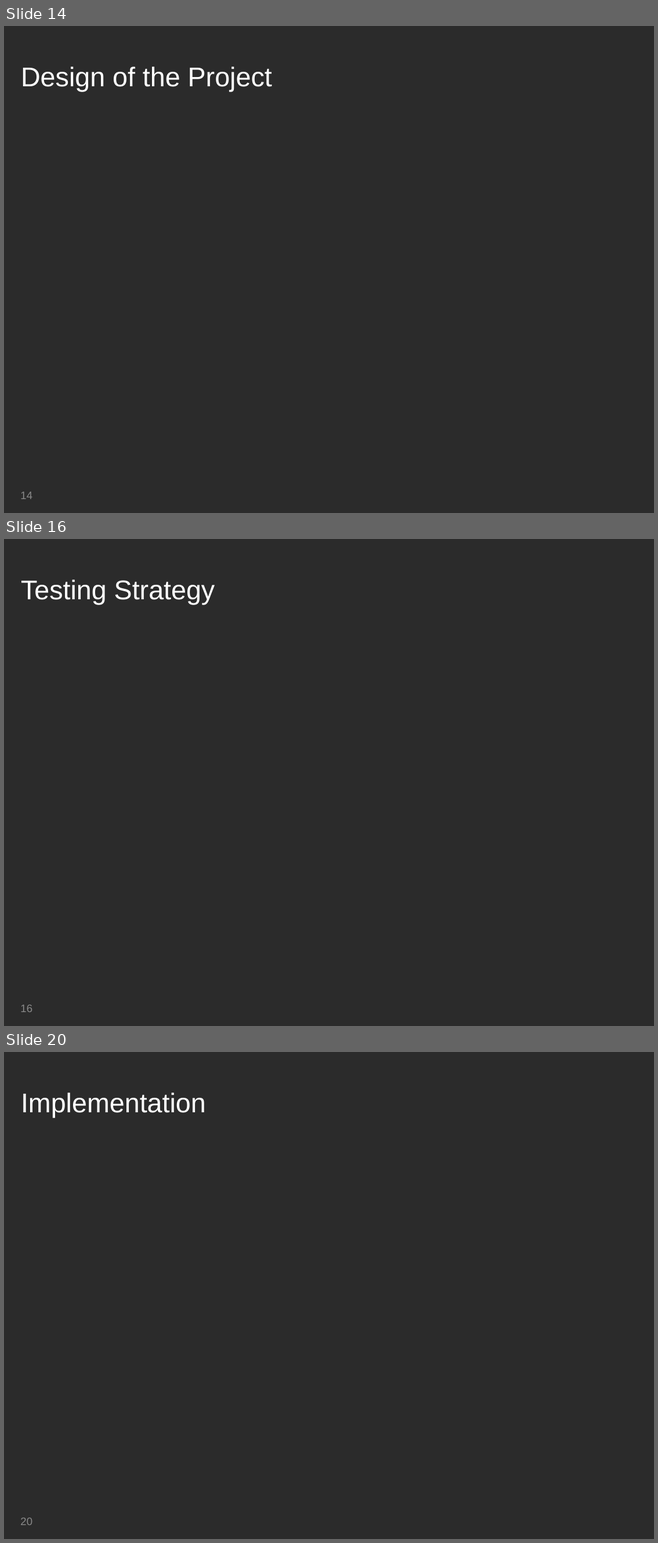
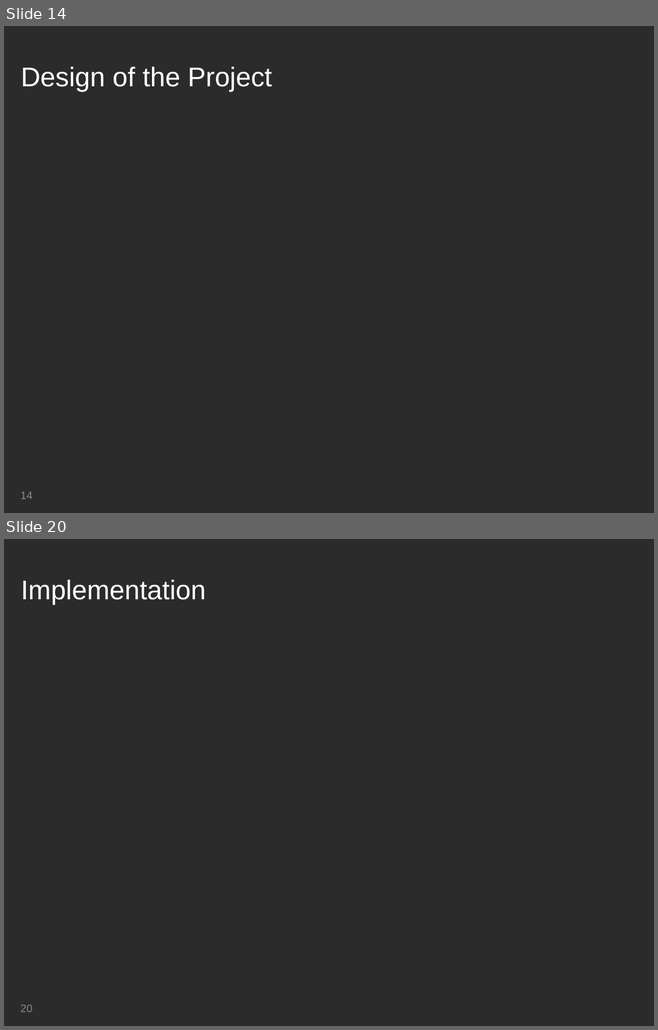
Before and after one commit to MissNanLankwtosh/mateuszgolabc, a slide deck: Presentation/Group Presentation - Csaba.ppt. Shown one above the other, each under a label of ours: slides 14, 16 and 20 before the commit, slides 14 and 20 after it; the slides between them are not shown. The pictures are 658x1543 and 658x1030 pixels, drawn with LibreOffice and Linux fonts; fonts in the diff are those of the drawing; background and template pictures are left out; a plain dark background stands for a picture behind light text. Boxes give left, top, right and bottom in pixels: in the first picture for what was removed or moved away, otherwise in the second. Text is boxed around its words. In the diff, an @@ line names an element or a change of style, - is before the commit and + after.

```diff
--- a/Presentation/Group Presentation - Csaba.ppt
+++ b/Presentation/Group Presentation - Csaba.ppt
@@ slide 16 removed at [4, 539, 654, 1026], background picture (left out); not listed: 1 template element that a slide beside it also shows @@
@@ title removed at [21, 580, 215, 605] @@
-Testing Strategy
@@ page number removed at [20, 1005, 32, 1012] @@
-16
```
Also in this commit, not shown: 1 slide changed, 4 slides added, 3 other slides removed.
